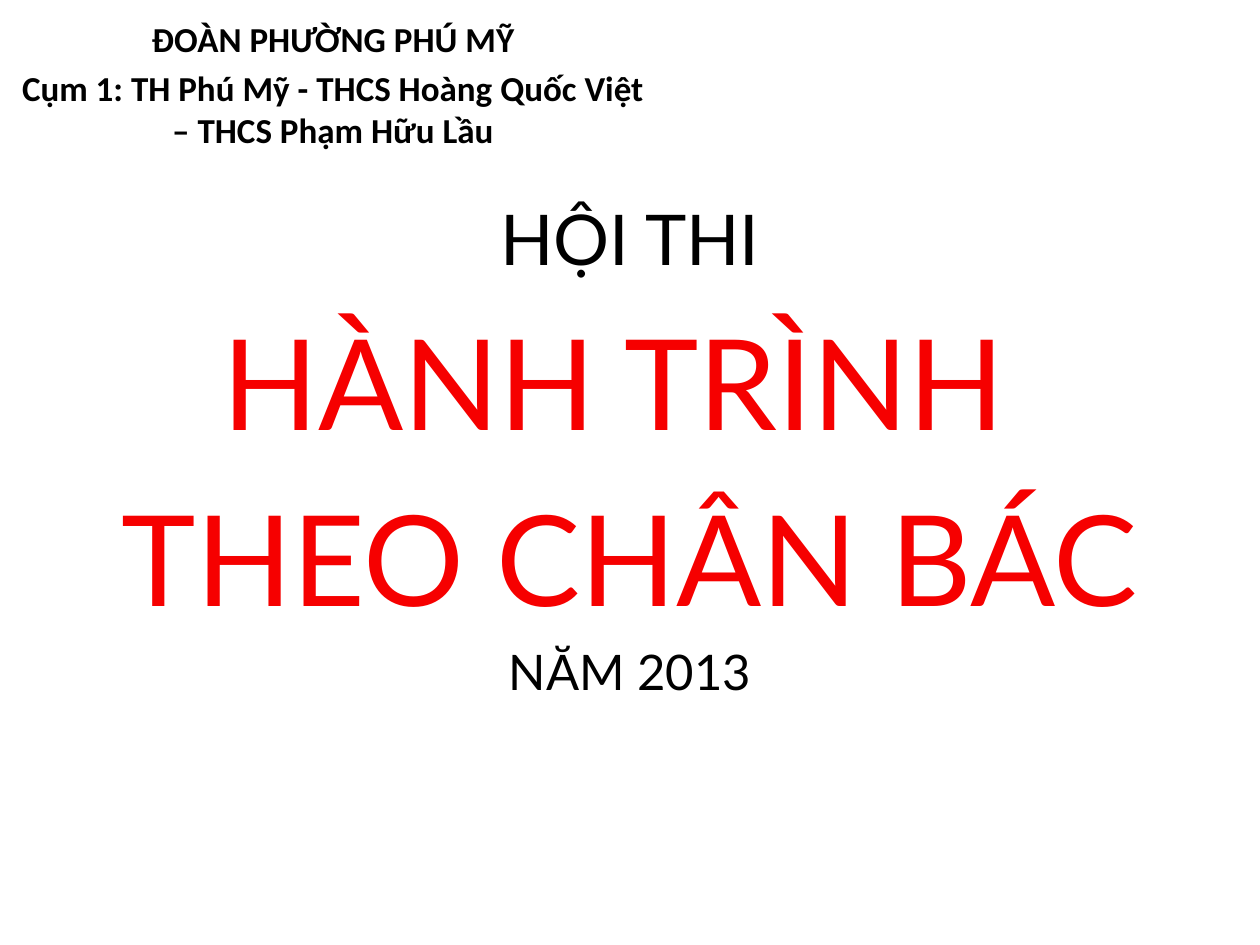
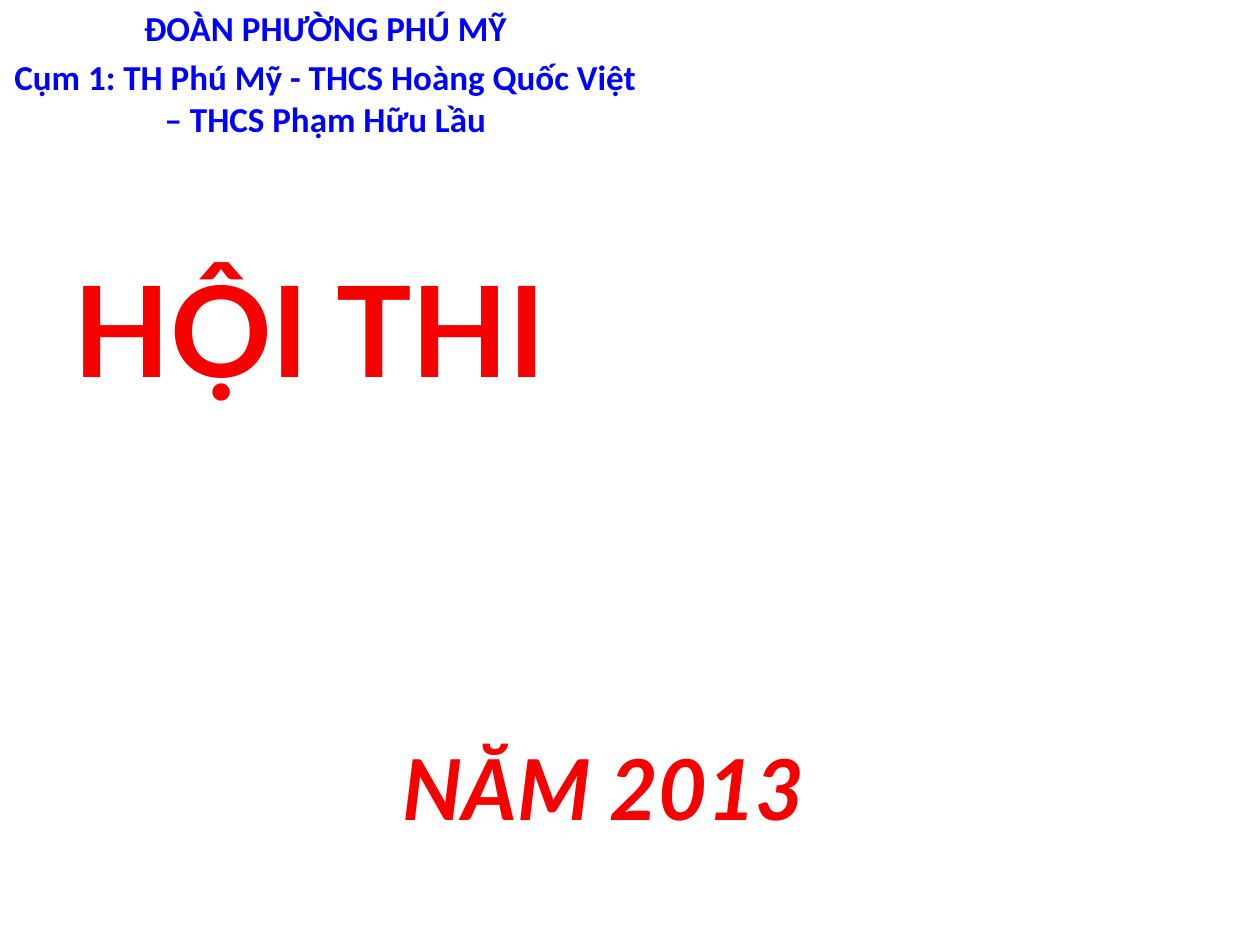
Before and after one commit to huytt/giao-an, a slide deck: slide 1 of hoi_thi.pptx. Drawn at 1260x945 pixels with LibreOffice and Linux fonts; fonts in the diff are those of the drawing; background and template pictures are left out. Boxes give left, top, right and bottom in pixels: in the first picture for what was removed or moved away, otherwise in the second. Text is boxed around its words. In the diff, an @@ line names an element or a change of style, - is before the commit and + after.

```diff
--- a/hoi_thi.pptx
+++ b/hoi_thi.pptx
@@ subtitle "ĐOÀN PHƯỜNG PHÚ MỸ" moved from (x1=22, y1=24, x2=644, y2=150) to (x1=14, y1=12, x2=636, y2=139) @@
@@ subtitle "ĐOÀN PHƯỜNG PHÚ MỸ" at (x1=14, y1=12, x2=636, y2=139): text colour #000000 to #0000FF @@
@@ text removed at (x1=122, y1=204, x2=1137, y2=691) @@
-HỘI THI
-HÀNH TRÌNH
-THEO CHÂN BÁC
-NĂM 2013
@@ text added at (x1=73, y1=268, x2=546, y2=399), 72 pt, text #F60000, bold @@
+HỘI THI
@@ text added at (x1=403, y1=748, x2=805, y2=821), 48 pt, text #F60000, bold, italic @@
+NĂM 2013
```
Also in this commit, not shown: 12 other slides changed, 23 slides added, 1 slide removed.
